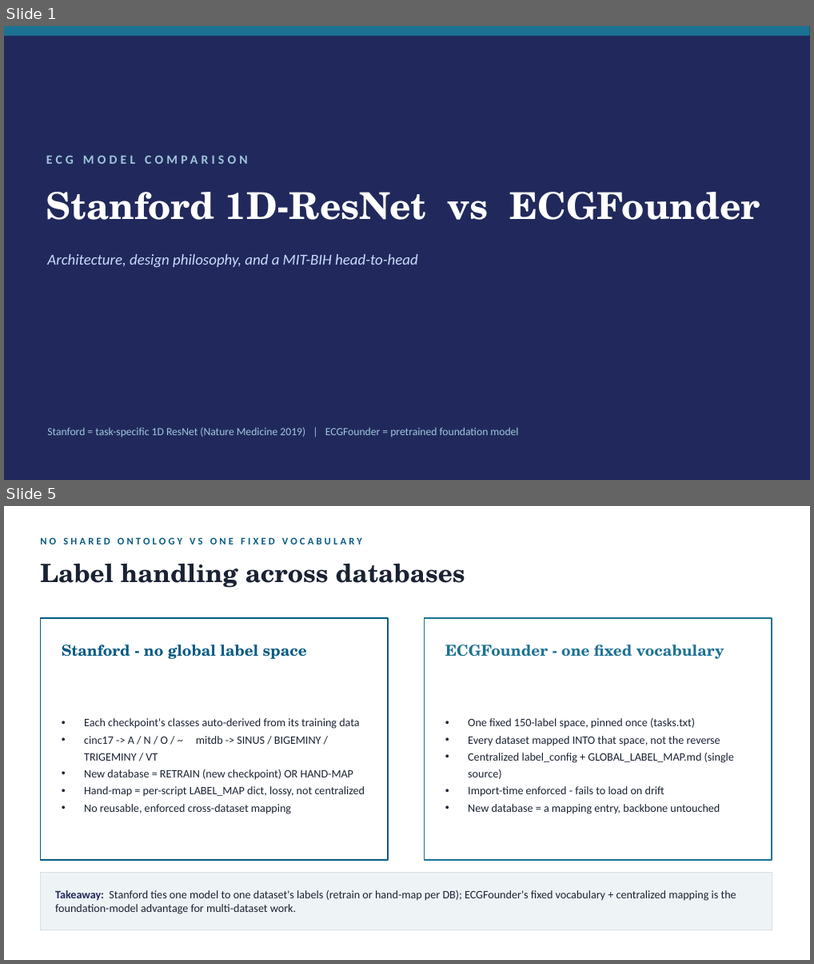
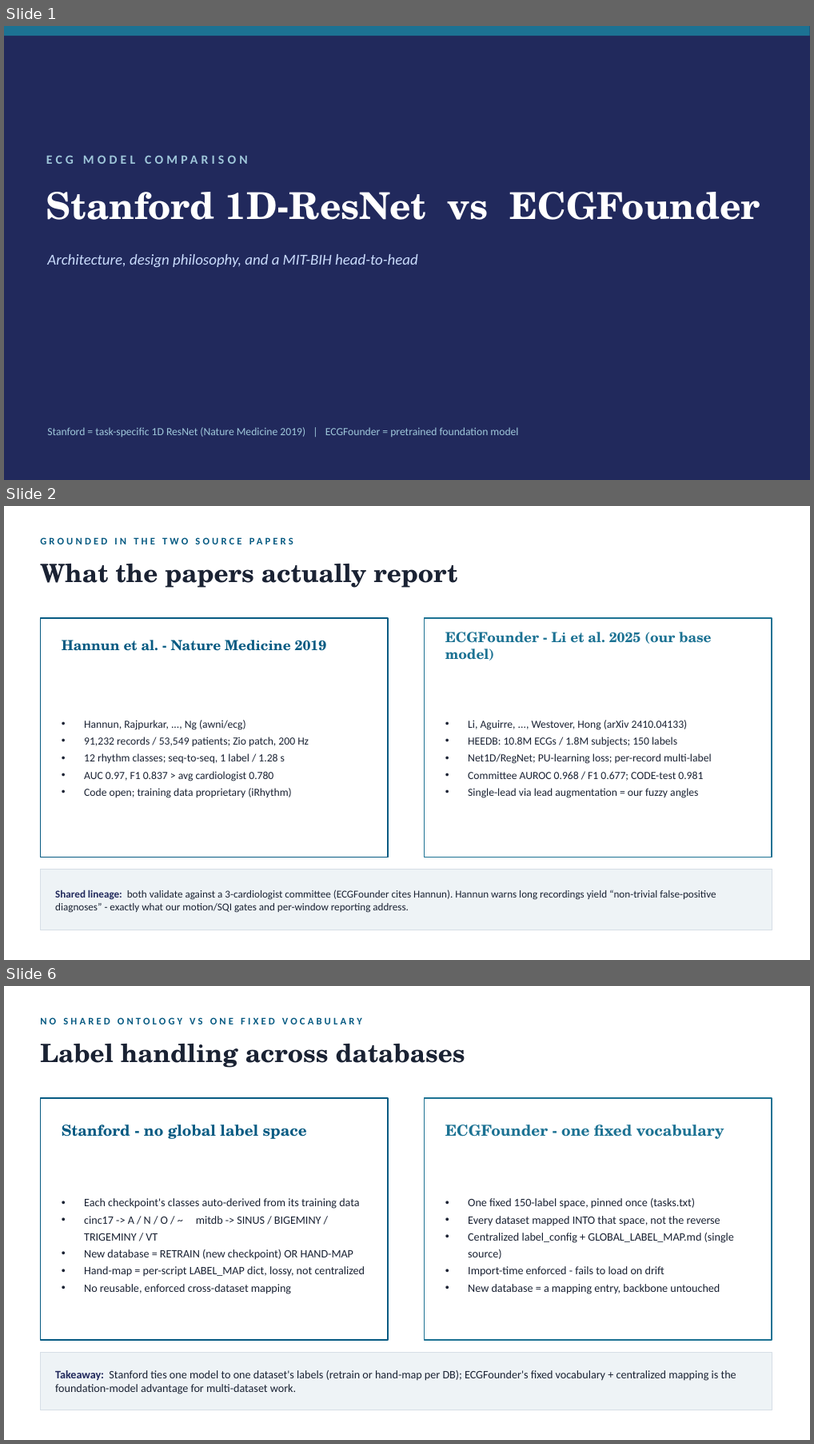
Before and after one commit to yuan842/ECGFounder, a slide deck: docs/Stanford_vs_ECGFounder_6page.pptx. Shown one above the other, each under a label of ours: slides 1 and 5 before the commit, slides 1, 2 and 6 after it; the slides between them are not shown. The pictures are 814x964 and 814x1444 pixels, drawn with LibreOffice and Linux fonts; fonts in the diff are those of the drawing. Boxes give left, top, right and bottom in pixels: in the first picture for what was removed or moved away, otherwise in the second. Text is boxed around its words. In the diff, an @@ line names an element or a change of style, - is before the commit and + after.

```diff
--- a/docs/Stanford_vs_ECGFounder_6page.pptx
+++ b/docs/Stanford_vs_ECGFounder_6page.pptx
@@ slide 2 added at (x1=4, y1=506, x2=810, y2=960), background #FFFFFF @@
@@ text added at (x1=40, y1=532, x2=772, y2=549), 12 pt, text #065A82, bold @@
+GROUNDED IN THE TWO SOURCE PAPERS
@@ text added at (x1=40, y1=564, x2=458, y2=588), 30 pt, text #1A2233, bold @@
+What the papers actually report
@@ rectangle added at (x1=40, y1=618, x2=388, y2=857), fill #FFFFFF, outline #065A82 1.5 pt @@
@@ rectangle added at (x1=425, y1=618, x2=772, y2=857), fill #FFFFFF, outline #1C7293 1.5 pt @@
@@ text added at (x1=62, y1=640, x2=327, y2=651), 16.5 pt, text #065A82, bold @@
+Hannun et al. - Nature Medicine 2019
@@ text added at (x1=446, y1=632, x2=711, y2=660), 16.5 pt, text #1C7293, bold @@
+ECGFounder - Li et al. 2025 (our base model)
@@ text added at (x1=84, y1=720, x2=309, y2=798), 13 pt, text #1A2233 @@
+• Hannun, Rajpurkar, ..., Ng (awni/ecg)
+• 91,232 records / 53,549 patients; Zio patch, 200 Hz
+• 12 rhythm classes; seq-to-seq, 1 label / 1.28 s
+• AUC 0.97, F1 0.837 > avg cardiologist 0.780
+• Code open; training data proprietary (iRhythm)
@@ text added at (x1=468, y1=720, x2=712, y2=798), 13 pt, text #1A2233 @@
+• Li, Aguirre, ..., Westover, Hong (arXiv 2410.04133)
+• HEEDB: 10.8M ECGs / 1.8M subjects; 150 labels
+• Net1D/RegNet; PU-learning loss; per-record multi-label
+• Committee AUROC 0.968 / F1 0.677; CODE-test 0.981
+• Single-lead via lead augmentation = our fuzzy angles
@@ rectangle added at (x1=40, y1=869, x2=772, y2=929), fill #EEF3F6, outline #D6DEE6 0.5 pt @@
@@ text added at (x1=55, y1=889, x2=716, y2=912), 12.5 pt, text #1A2233 @@
+Shared lineage: both validate against a 3-cardiologist committee (ECGFounder cites Hannun). Hannun warns long recordings yield “non-trivial false-positive diagnoses” - exactly what our motion/SQI gates and per-window reporting address.
@@ what was slide 5 is now slide 6 @@
```
Also in this commit, not shown: 3 slides changed, 4 other files.
